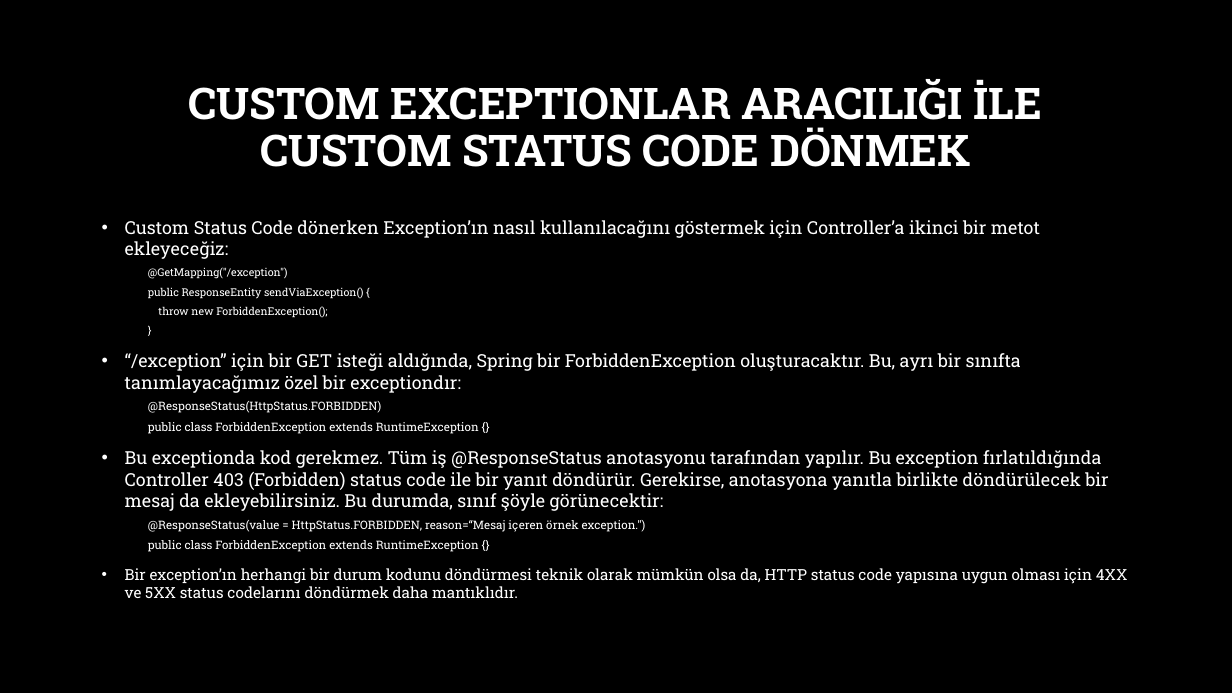
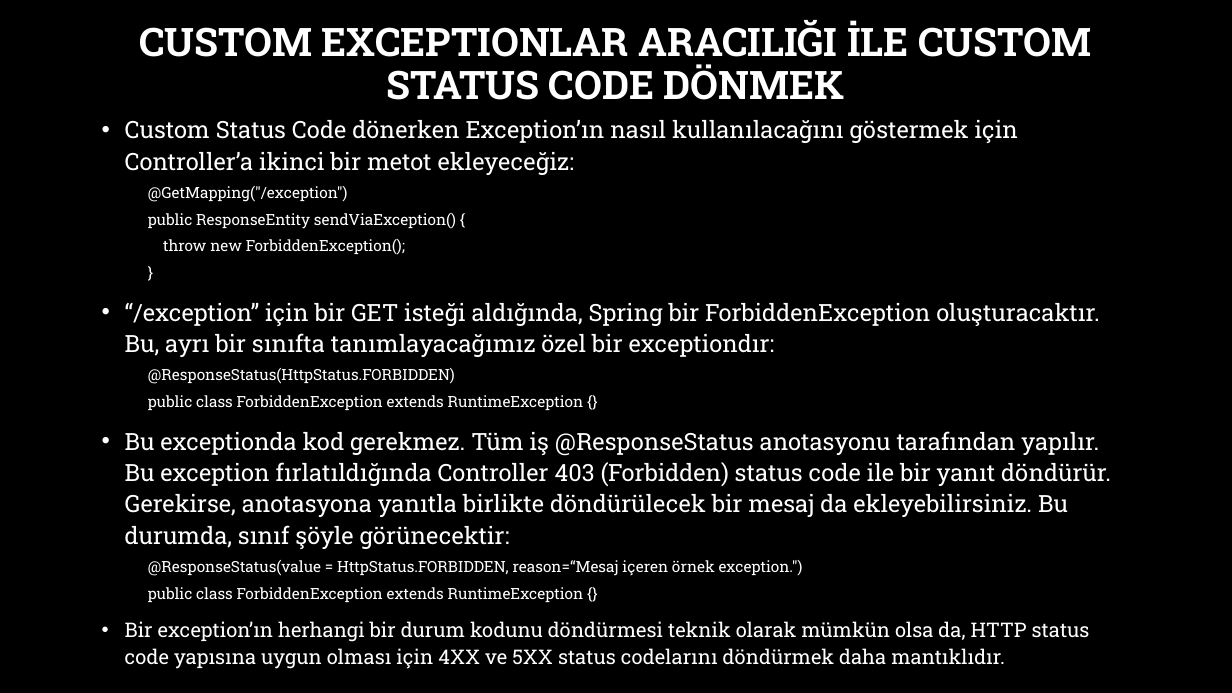
Before and after one commit to burakduman-bilgeadam/sunum, a slide deck: slide 14 of Spring/6-spring-web-mapping.pptx. Drawn at 1232x693 pixels with LibreOffice and Linux fonts; fonts in the diff are those of the drawing; background and template pictures are left out. Boxes give left, top, right and bottom in pixels: in the first picture for what was removed or moved away, otherwise in the second. Text is boxed around its words. In the diff, an @@ line names an element or a change of style, - is before the commit and + after.

```diff
--- a/Spring/6-spring-web-mapping.pptx
+++ b/Spring/6-spring-web-mapping.pptx
@@ title "CUSTOM EXCEPTIONLAR ARACILIĞI İLE CUSTOM ..." at bbox=[140, 21, 1092, 100]: size 34 to 30.6 pt @@
@@ text "Custom Status Code dönerken Exception’ın ...": place and size @@
-text "Custom Status Code dönerken Exception’ın ..." at bbox=[125, 220, 1128, 584]
+text "Custom Status Code dönerken Exception’ın ..." at bbox=[125, 120, 1111, 669]
@@ text "Custom Status Code dönerken Exception’ın ..." at bbox=[125, 120, 1111, 669]: size 14 to 18.5 pt in "Custom Status Code dönerken Exception’ın nasıl kullanılacağı ...", "“/exception” için bir GET isteği aldığında, Spring ...", "Bu exceptionda kod gerekmez. Tüm iş @ResponseStatus ..."; size 8.4 to 12 pt in "@GetMapping("/exception")", "public ResponseEntity sendViaException() {", "throw new ForbiddenException();", "}"; size 9.1 to 12 pt in "@ResponseStatus(HttpStatus.FORBIDDEN)", "public class ForbiddenException extends RuntimeException {}", "@ResponseStatus(value = HttpStatus.FORBIDDEN, reason=“Mesaj  ...", "public class ForbiddenException extends RuntimeException {}"; size 11.9 to 15.7 pt in "Bir exception’ın herhangi bir durum kodunu döndürmesi ..."; line spacing 1 to 1.1 @@
```
Also in this commit, not shown: 6 other slides changed, 1 other file.
